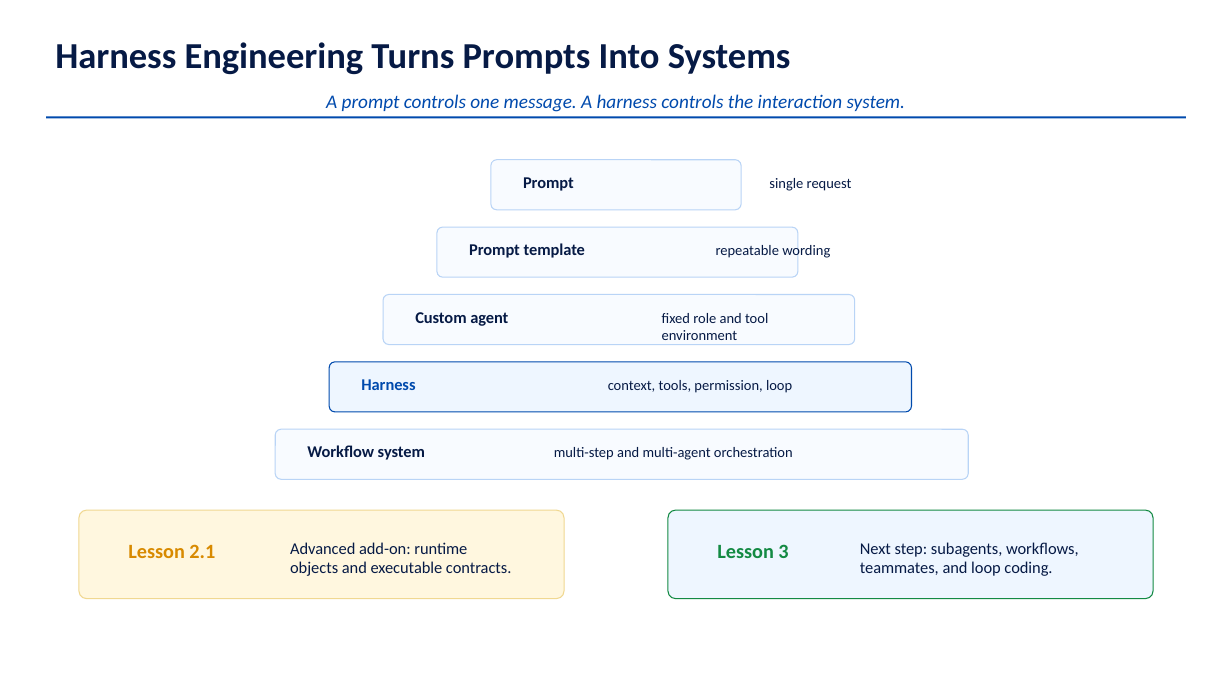
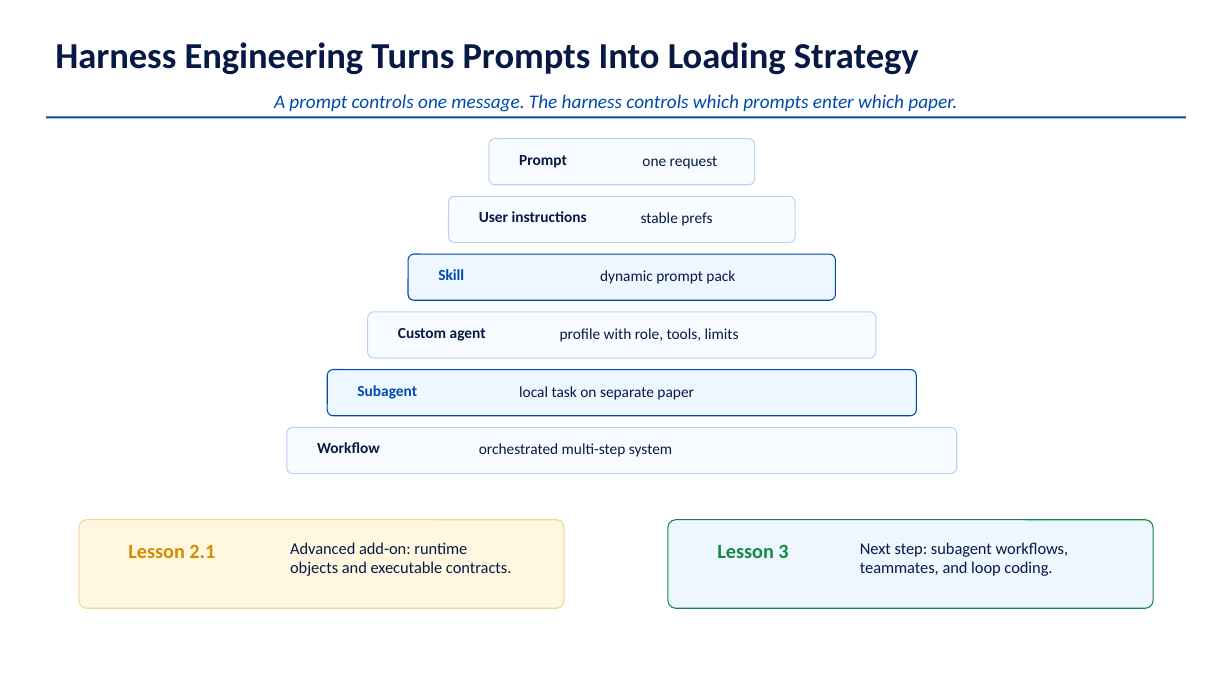
Before and after one commit to chinawrj/AIFing, a slide deck: slide 10 of decks/lesson-02-harness-engineering.pptx. Drawn at 1232x693 pixels with LibreOffice and Linux fonts; fonts in the diff are those of the drawing. Boxes give left, top, right and bottom in pixels: in the first picture for what was removed or moved away, otherwise in the second. Text is boxed around its words. In the diff, an @@ line names an element or a change of style, - is before the commit and + after.

Commit message:
Refine lesson 2 context loading strategy

```diff
--- a/decks/lesson-02-harness-engineering.pptx
+++ b/decks/lesson-02-harness-engineering.pptx
@@ text at [55,42,919,75]: text changed @@
-Harness Engineering Turns Prompts Into Systems
+Harness Engineering Turns Prompts Into Loading Strategy
@@ text at [274,94,957,112]: text changed @@
-A prompt controls one message. A harness controls the interaction system.
+A prompt controls one message. The harness controls which prompts enter which paper.
@@ rounded rectangle: place and size @@
-rounded rectangle at [491,160,741,210]
+rounded rectangle at [489,139,755,185]
@@ text "Prompt" at [519,155,567,168]: size 12.8 to 12 pt @@
@@ text "Prompt": place and size @@
-text "Prompt" at [523,177,574,191]
+text "Prompt" at [519,155,567,168]
@@ text at [642,156,718,169]: text changed; size 11.2 to 12 pt @@
-single request
+one request
@@ proportions changed in 5 elements at [327,370,917,416], [287,427,957,473], [368,312,876,359], [489,139,755,185], [448,196,795,242] @@
@@ rounded rectangle: place and size @@
-rounded rectangle at [437,227,799,277]
+rounded rectangle at [448,196,795,242]
@@ text added at [479,211,587,222], 12 pt, text #061A45, bold @@
+User instructions
@@ text added at [641,212,712,226], 12 pt, text #061A45 @@
+stable prefs
@@ rounded rectangle added at [409,254,836,300], fill #EEF6FF, outline #004AAD 0.83 pt @@
@@ text added at [438,269,464,280], 12 pt, text #004AAD, bold @@
+Skill
@@ text removed at [469,243,585,258] @@
-Prompt template
@@ text removed at [716,243,830,260] @@
-repeatable wording
@@ text added at [600,270,735,284], 12 pt, text #061A45 @@
+dynamic prompt pack
@@ rounded rectangle: place and size @@
-rounded rectangle at [384,295,855,345]
+rounded rectangle at [368,312,876,359]
@@ text "Custom agent": place and size @@
-text "Custom agent" at [415,312,508,326]
+text "Custom agent" at [398,328,486,341]
@@ text "Custom agent" at [398,328,486,341]: size 12.8 to 12 pt @@
@@ text added at [560,328,739,342], 12 pt, text #061A45 @@
+profile with role, tools, limits
@@ text removed at [662,313,768,345] @@
-fixed role and tool environment
@@ rounded rectangle: place and size @@
-rounded rectangle at [329,362,911,412]
+rounded rectangle at [327,370,917,416]
@@ text added at [357,385,417,399], 12 pt, text #004AAD, bold @@
+Subagent
@@ text removed at [361,379,415,390] @@
-Harness
@@ text added at [519,386,694,400], 12 pt, text #061A45 @@
+local task on separate paper
@@ text removed at [608,380,792,393] @@
-context, tools, permission, loop
@@ rounded rectangle: place and size @@
-rounded rectangle at [275,430,969,480]
+rounded rectangle at [287,427,957,473]
@@ text at [317,442,380,453]: text changed; size 12.8 to 12 pt @@
-Workflow system
+Workflow
@@ text at [479,443,672,457]: text changed; size 11.2 to 12 pt @@
-multi-step and multi-agent orchestration
+orchestrated multi-step system
@@ rounded rectangle: place and size @@
-rounded rectangle at [79,510,564,599]
+rounded rectangle at [79,519,564,608]
@@ rounded rectangle: place and size @@
-rounded rectangle at [668,510,1153,599]
+rounded rectangle at [668,519,1153,608]
@@ text at [860,542,1068,576]: text changed @@
-Next step: subagents, workflows, teammates, and loop coding.
+Next step: subagent workflows, teammates, and loop coding.
```
Also in this commit, not shown: 5 other slides changed, 3 slides added, 3 slides removed, 15 other files.
